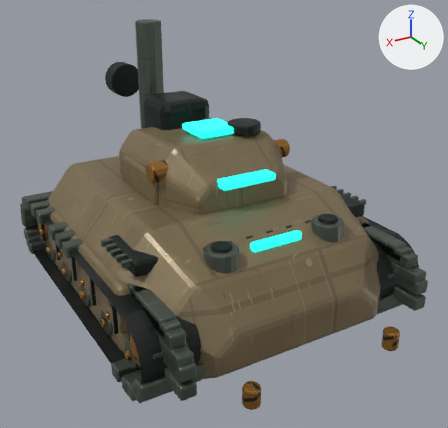
What one commit did to the Blender file assets/models/source/vehicles/tank.blend.
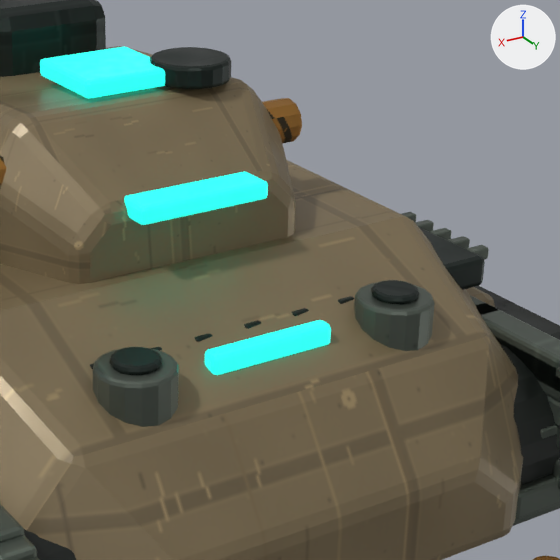
Each version is shown whole from a 50 mm camera at (2.18, 3.94, 2.73) aimed at (-0.06, 0.21, 0.87), then close up on the part from 37% to 88% of the width and 23% to 77% of the height. The lights are fixed; the arrows at upper right show +X, +Y and +Z. The last two pictures show the newer version.

Names of what the first close-up shows: 'Amboss Mbt · faceted traversing gunhouse', 'Static · Vehicle / dark', 'Static · Vehicle / dark.001', 'Static · Vehicle / hazard', 'Static · Vehicle / rubber', 'Static · Vehicle / steel', 'Static · Vehicle / track', 'Tank · welded six-facet armored hull', 'TeamColor', 'TeamColor.001' and 1 more.
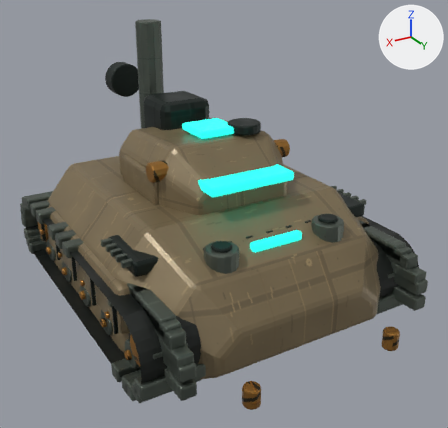
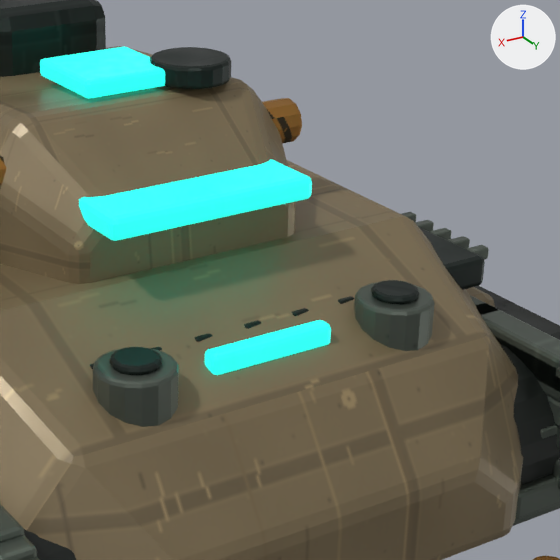
What the commit changed:
me_teamcolor___consolidated_mesh_001 is used by ob_teamcolor; location (0.0, 0.98, 0.96).
me_teamcolor___consolidated_mesh_001 had 360 vertices, 326 faces and spanned x -0.36..0.36, y -2.09..0.03, z -0.39..0.35.
me_teamcolor___consolidated_mesh_001 now has 472 vertices, 434 faces and spans x -0.94..0.94, y -2.09..0.03, z -0.39..0.35.
Part 1, on me_teamcolor___consolidated_mesh_001:
3 vertices in x -0.21..-0.2, y -0.51..-0.5, z 0.29..0.3 move by (-0.11, -0.04, -0.01).
3 vertices in x -0.21..-0.2, y -0.51..-0.5, z 0.3..0.35 move by (-0.11, -0.04, 0.0).
3 vertices in x -0.21..-0.2, y -0.32..-0.31, z 0.29..0.3 move by (-0.11, 0.04, -0.01).
3 vertices in x -0.21..-0.2, y -0.32..-0.31, z 0.3..0.35 move by (-0.11, 0.04, 0.0).
3 vertices in x 0.2..0.21, y -0.51..-0.5, z 0.29..0.3 move by (0.11, -0.04, -0.01).
3 vertices in x 0.2..0.21, y -0.51..-0.5, z 0.3..0.35 move by (0.11, -0.04, 0.0).
38 vertices move from x -0.21..0.21, y -0.51..-0.31, z 0.29..0.35 to x -0.33..0.33, y -0.56..-0.26, z 0.28..0.35.
Other edits to the shape of me_teamcolor___consolidated_mesh_001 do not show in these pictures.

Location of each change, (x1, y1, x2, y2) in pixels of the close-ups (560 x 560 px; the box of a moved part takes in the faces that stretch with it):
'TeamColor', reshaped: before (124, 171, 331, 375); after (79, 159, 331, 375)
part 1 of me_teamcolor___consolidated_mesh_001, moved or reshaped: before (124, 171, 268, 225); after (79, 159, 312, 241)
